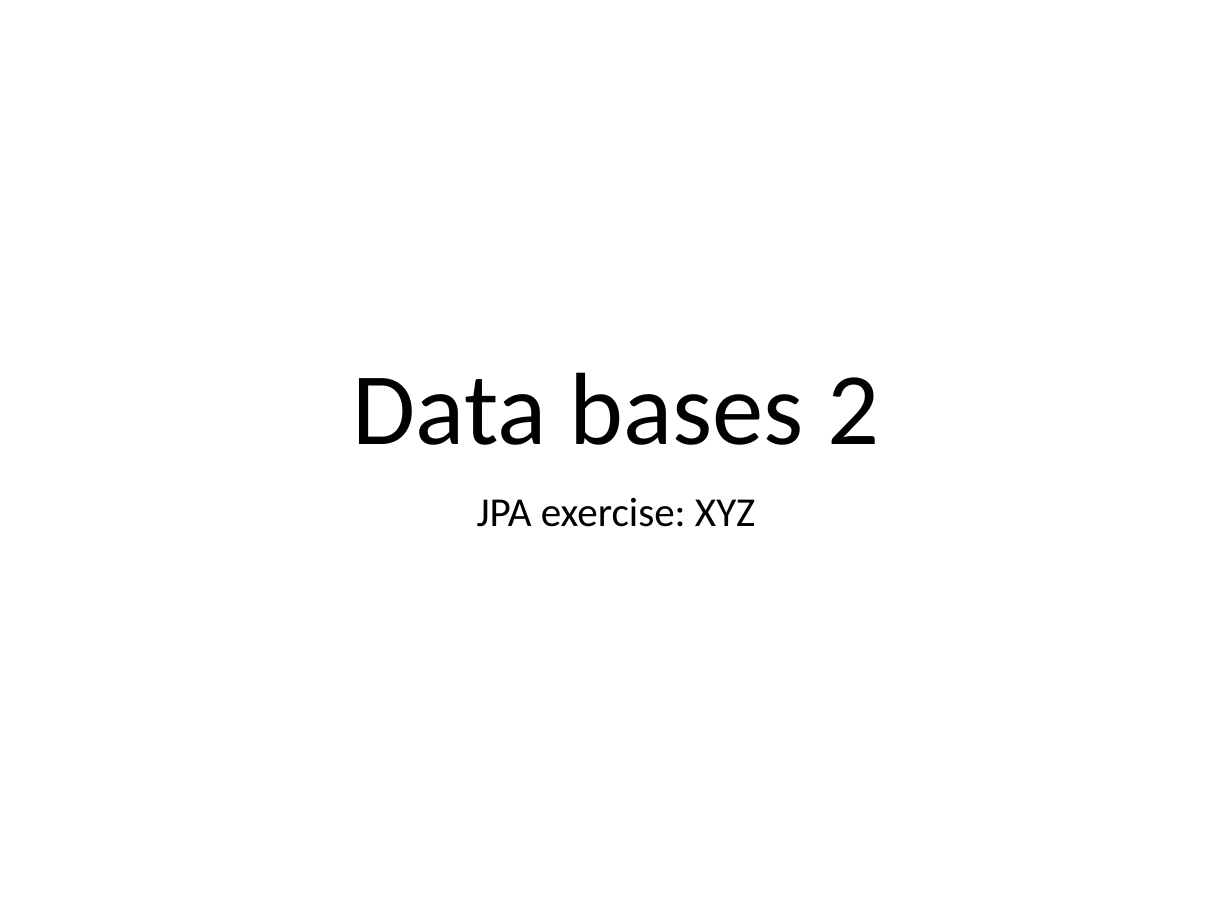
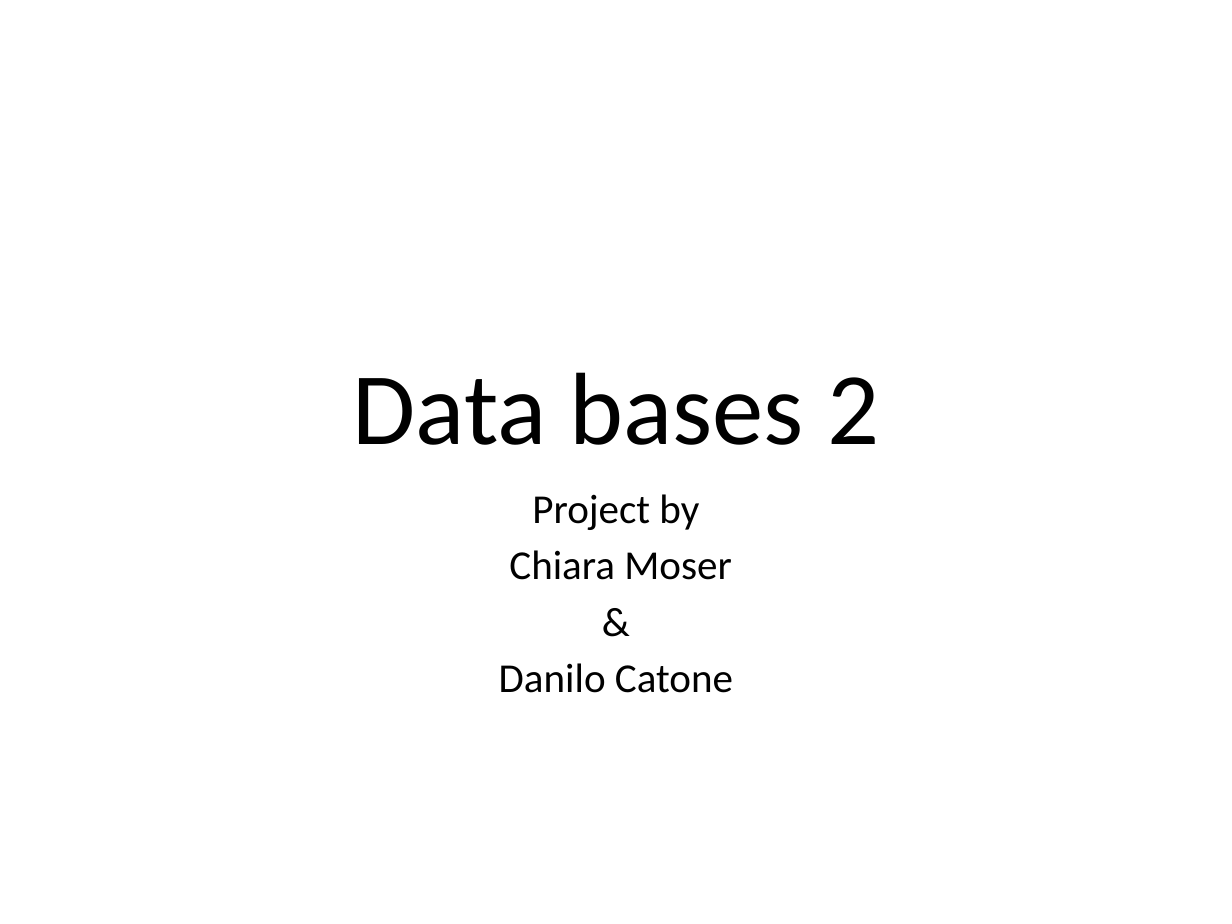
Before and after one commit to catonzio/DB2project, a slide deck: slide 1 of DB2project.pptx. Drawn at 1232x924 pixels with LibreOffice and Linux fonts; fonts in the diff are those of the drawing. Boxes give left, top, right and bottom in pixels: in the first picture for what was removed or moved away, otherwise in the second. Text is boxed around its words. In the diff, an @@ line names an element or a change of style, - is before the commit and + after.

```diff
--- a/DB2project.pptx
+++ b/DB2project.pptx
@@ subtitle at <box>499,494,733,693</box>: text changed @@
-JPA exercise: XYZ
+Project by
+Chiara Moser
+&
+Danilo Catone
```
Also in this commit, not shown: 6 other slides changed, 3 other files.
